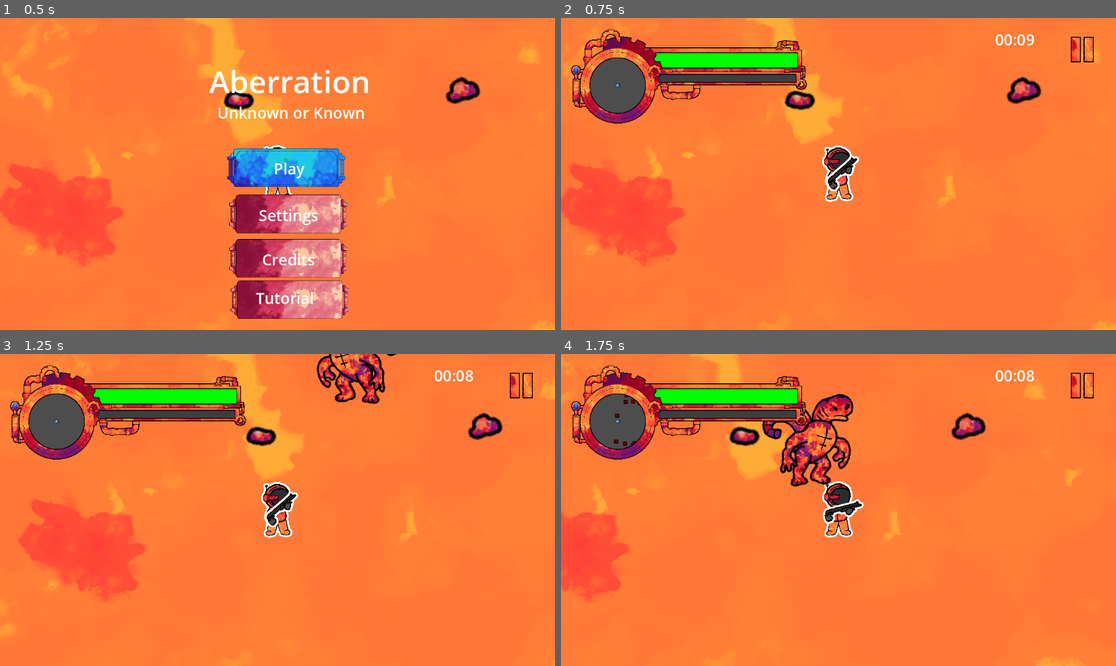
Above: before the commit, frames 1-4 (two rows, left to right).
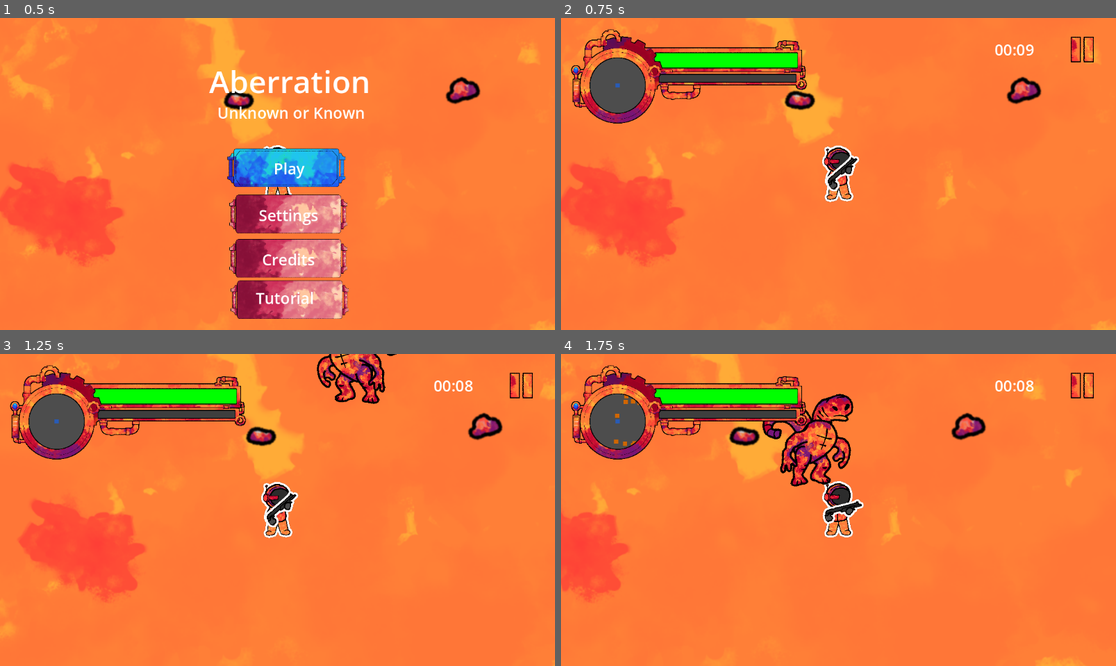
Above: after the commit, the same moments.

Repository: Dzadafa/Gamejam
Game: Godot game, scene res://scenes/world.tscn
Two runs of this game, one before a commit and one after it. Both use one fixed random seed, a clock stepped at 60 frames per second and the inputs below. The engine's default icon, where the game draws it, is replaced by a stand-in: a white triangle on a blue panel in a dark square.
Inputs (mouse positions are in pixels of both pictures, inside the frame that each line leads up to):
- Up to frame 1 (0.5 s): no input
- Up to frame 2 (0.75 s): click (849, 167) at 0.5 s
- Up to frame 3 (1.25 s): no input
- Up to frame 4 (1.75 s): move the mouse to (960, 494) at 1.27 s; hold Right (ui_right) from 1.28 s (still down); right-click (960, 494) at 1.35 s

Frame 1 is identical in both runs. In frame 2, 0.3% of the frame differs, in the area x 9-86%, y 5-23%; in frame 3, 0.3%; in frame 4, 0.4%, in the area x 9-86%, y 5-30%.

Commit message:
fix: minor bugs

Diff:
--- a/scenes/player.tscn
+++ b/scenes/player.tscn
@@ -802,7 +802,7 @@
 limit_left = -1130
 limit_top = -800
 limit_right = 2280
-limit_bottom = 1130
+limit_bottom = 1050
 drag_left_margin = 0.0
 drag_top_margin = 0.0
 drag_right_margin = 0.0
--- a/scenes/radar.tscn
+++ b/scenes/radar.tscn
@@ -1,7 +1,18 @@
 [gd_scene format=3 uid="uid://raamloyeiv0x"]
 
 [ext_resource type="Script" uid="uid://dpjrs034p6d5t" path="res://scripts/radar.gd" id="1_0d54j"]
-[ext_resource type="Texture2D" uid="uid://bumh5if4xovdf" path="res://icon.svg" id="2_klbcc"]
+
+[sub_resource type="Gradient" id="Gradient_vnohn"]
+colors = PackedColorArray(0.1560941, 0.3550761, 0.7152159, 1, 0.1560941, 0.3550761, 0.7152159, 1)
+
+[sub_resource type="GradientTexture2D" id="GradientTexture2D_23uor"]
+gradient = SubResource("Gradient_vnohn")
+
+[sub_resource type="Gradient" id="Gradient_g0dnf"]
+colors = PackedColorArray(0.82042634, 0.40097094, 5.7756904e-07, 1, 0.82042634, 0.40097094, 5.7756904e-07, 1)
+
+[sub_resource type="GradientTexture2D" id="GradientTexture2D_5eocc"]
+gradient = SubResource("Gradient_g0dnf")
 
 [node name="CanvasLayer" type="CanvasLayer" unique_id=1420225051]
 script = ExtResource("1_0d54j")
@@ -27,11 +38,14 @@
 zoom = Vector2(0.3, 0.3)
 
 [node name="MinimapPlayerIcon" type="Sprite2D" parent="SubViewportContainer/SubViewport" unique_id=495053773]
-texture = ExtResource("2_klbcc")
+position = Vector2(0, 1)
+scale = Vector2(2.0171669, 2.0171669)
+texture = SubResource("GradientTexture2D_23uor")
 
-[node name="MinimapEnemyIcon" type="Sprite2D" parent="SubViewportContainer/SubViewport" unique_id=1722846299]
-modulate = Color(1, 0, 0, 1)
-texture = ExtResource("2_klbcc")
+[node name="MinimapEnemyIcon" type="Sprite2D" parent="SubViewportContainer/SubViewport" unique_id=1203759580]
+position = Vector2(0, 1)
+scale = Vector2(2.0171669, 2.0171669)
+texture = SubResource("GradientTexture2D_5eocc")
 
 [node name="Timer" type="Timer" parent="SubViewportContainer/SubViewport" unique_id=1525015915]
 wait_time = 2.0
--- a/scenes/world.tscn
+++ b/scenes/world.tscn
@@ -42,11 +42,8 @@
 [sub_resource type="LabelSettings" id="LabelSettings_xo05s"]
 font_size = 24
 
-[sub_resource type="Environment" id="Environment_e3hyu"]
-glow_enabled = true
-glow_intensity = 1.35
-glow_bloom = 0.08
-adjustment_brightness = 2.0
+[sub_resource type="RectangleShape2D" id="RectangleShape2D_xo05s"]
+size = Vector2(3483, 559)
 
 [node name="World" type="Node2D" unique_id=805106329]
 script = ExtResource("1_dss4m")
@@ -106,10 +103,10 @@
 texture_normal = ExtResource("7_7r4gi")
 
 [node name="LabelTimerEndGame" type="Label" parent="CanvasUIPlayer" unique_id=749441753]
-offset_left = 879.0
-offset_top = 22.0
-offset_right = 1005.0
-offset_bottom = 65.0
+offset_left = 878.0
+offset_top = 43.0
+offset_right = 1004.0
+offset_bottom = 88.0
 theme_override_font_sizes/font_size = 32
 text = "23.59"
 horizontal_alignment = 1
@@ -306,8 +303,28 @@
 [node name="CanvasTutorial" type="CanvasLayer" parent="." unique_id=14447821]
 layer = 3
 
-[node name="WorldEnvironment" type="WorldEnvironment" parent="." unique_id=2045445139]
-environment = SubResource("Environment_e3hyu")
+[node name="StaticBody2D" type="StaticBody2D" parent="." unique_id=1049263035]
+
+[node name="CollisionShape2D" type="CollisionShape2D" parent="StaticBody2D" unique_id=1913394289]
+position = Vector2(572.5, -1081)
+shape = SubResource("RectangleShape2D_xo05s")
+
+[node name="CollisionShape2D2" type="CollisionShape2D" parent="StaticBody2D" unique_id=1620016052]
+unique_name_in_owner = true
+position = Vector2(615, 1399)
+shape = SubResource("RectangleShape2D_xo05s")
+
+[node name="CollisionShape2D4" type="CollisionShape2D" parent="StaticBody2D" unique_id=1873588660]
+unique_name_in_owner = true
+position = Vector2(-1404, 238.5)
+rotation = 1.5707964
+shape = SubResource("RectangleShape2D_xo05s")
+
+[node name="CollisionShape2D5" type="CollisionShape2D" parent="StaticBody2D" unique_id=1540726487]
+unique_name_in_owner = true
+position = Vector2(2571, -61)
+rotation = 1.5707964
+shape = SubResource("RectangleShape2D_xo05s")
 
 [connection signal="pressed" from="CanvasUIPlayer/TextureButtonMenuPause" to="CanvasUIPlayer" method="_on_texture_button_menu_pause_pressed"]
 [connection signal="pressed" from="CanvasMenuPause/TextureButtonExit" to="CanvasMenuPause" method="_on_texture_button_exit_pressed"]
Not shown: 1 places in scenes/world.tscn that only renumber resources
